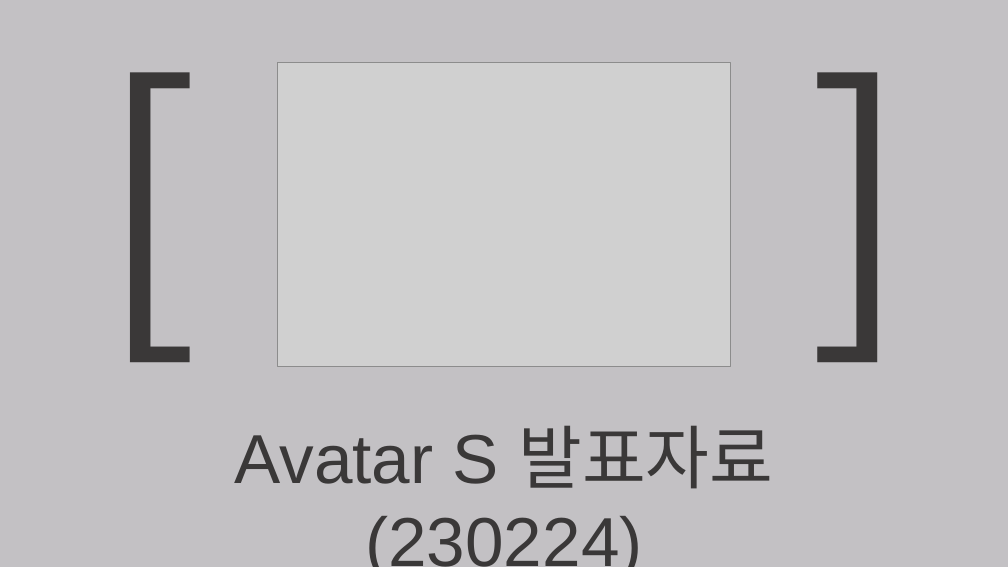
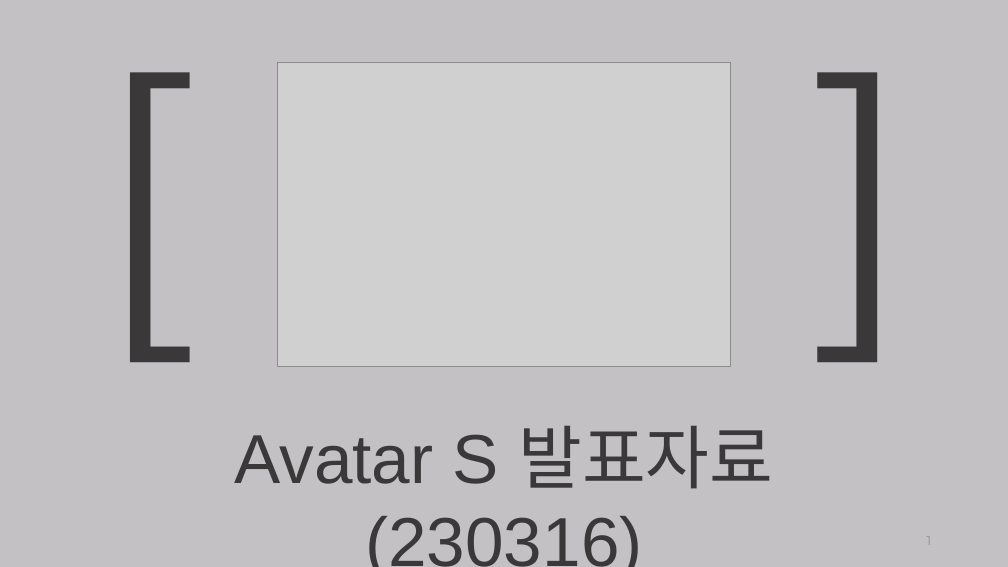
Before and after one commit to weaknessHero/Project_AvatarS, a slide deck: slide 1 of 발표자료/230316/PPT_230316.pptx. Drawn at 1008x567 pixels with LibreOffice and Linux fonts; fonts in the diff are those of the drawing; grey boxes stand for pictures. Boxes give left, top, right and bottom in pixels: in the first picture for what was removed or moved away, otherwise in the second. Text is boxed around its words. In the diff, an @@ line names an element or a change of style, - is before the commit and + after.

```diff
--- a/발표자료/230316/PPT_230316.pptx
+++ b/발표자료/230316/PPT_230316.pptx
@@ text at [235,425,773,567]: text changed @@
-Avatar S 발표자료 (230224)
+Avatar S 발표자료 (230316)
@@ page number added at [927,536,932,537], 12 pt, text #919191 @@
+1
```
Also in this commit, not shown: 25 other slides changed.
